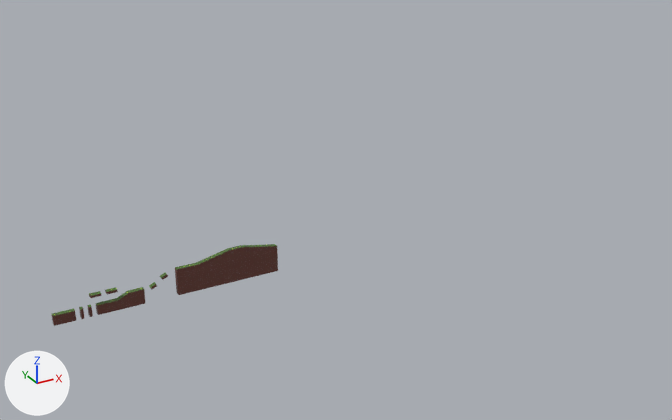
Before and after pictures for a commit that changed the Blender file Blender/map/map.blend.
Before and after are seen from a camera (50 mm lens) standing at (-110.0, -608.0, 338.0) and looking at (230.0, 11.0, 29.0). The lights are fixed; the arrows at lower left show +X, +Y and +Z.

The first picture shows 'map'.
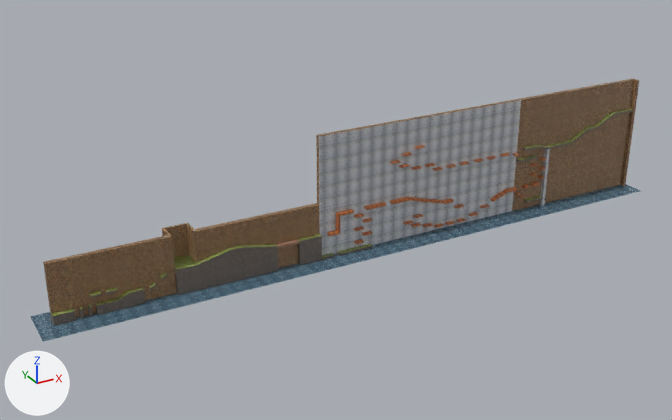
Changed parts and their boxes [x1, y1, x2, y2] in the pictures (672 x 420 px):
'map', reshaped (169% wider, 218% taller)
    before: [52, 244, 278, 326]
    after: [30, 79, 640, 342]
part 1 of me_map, added
    after: [364, 202, 386, 210]
part 2 of me_map, added
    after: [30, 79, 640, 342]
part 3 of me_map, surface changed (brown to grey)
    both: [52, 244, 278, 326]

The edits, one by one:
Picture 'wood2.jpg' (img_wood2_jpg) is new.
Picture 'bricks.jpg' (img_bricks_jpg) is new.
Picture 'sand.jpg' (img_sand_jpg) is new.
Picture 'ocean.jpg' (img_ocean_jpg) is new.
Picture 'wood.jpg' (img_wood_jpg) is new.
Material 'map_wood2_material' (mat_map_wood2_material) is new.
Its texture is img_wood2_jpg.
Material 'map_bricks_material' (mat_map_bricks_material) is new.
Its texture is img_bricks_jpg.
Material 'map_ground2_material' (mat_map_ground2_material) is new.
Its texture is img_sand_jpg.
Material 'map_ocean_material' (mat_map_ocean_material) is new.
Its texture is img_ocean_jpg.
Material 'map_wood_material' (mat_map_wood_material) is new.
Its texture is img_wood_jpg.
me_map is used by ob_map; location (2.0, 0.0, 0.0).
me_map had 104 vertices, 78 faces and spanned x -10.0..168.0, y -2.0..2.0, z -7.0..21.0.
me_map now has 674 vertices, 548 faces and spans x -22.0..548.0, y -20.0..20.0, z -7.0..99.0.
me_map part 1: a new loose piece, a box spanning x 250.0..269.0, y -2.0..2.0, z 29.0..31.0, in mat_map_wood2_material (picture img_wood2_jpg).
me_map part 2: 330 vertices added at x -22.0..548.0, y -20.0..20.0, z -7.0..99.0.
me_map part 3: 78 kept faces spanning x -10.0..168.0, y -2.0..2.0, z -7.0..21.0 get new texture (UV) coordinates.
me_map now uses material mat_map_wood_material (picture img_wood_jpg).
me_map now uses material mat_map_wood2_material (picture img_wood2_jpg).
me_map now uses material mat_map_ocean_material (picture img_ocean_jpg).
me_map now uses material mat_map_ground2_material (picture img_sand_jpg).
me_map now uses material mat_map_bricks_material (picture img_bricks_jpg).
